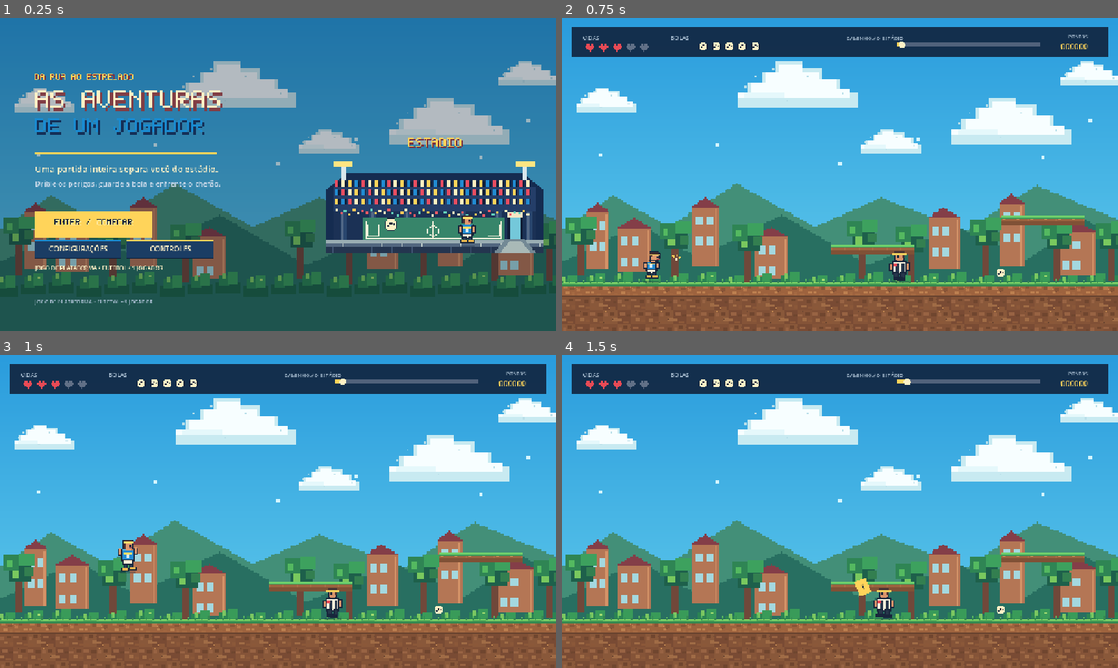
Above: before the commit, frames 1-4 (two rows, left to right).
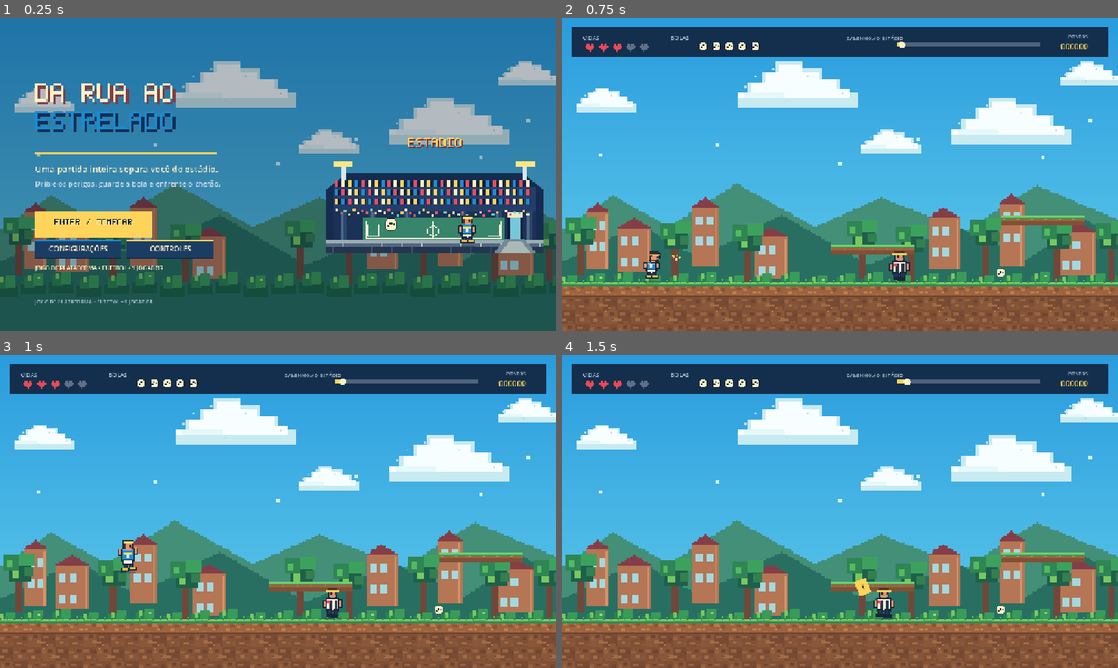
Above: after the commit, the same moments.

Repository: erik336pereira/da-rua-ao-estrelado
Game: Godot game, scene res://scenes/main.tscn
Two runs of this game, one before a commit and one after it. Both use one fixed random seed, a clock stepped at 60 frames per second and the inputs below.
Inputs (mouse positions are in pixels of both pictures, inside the frame that each line leads up to):
- Up to frame 1 (0.25 s): no input
- Up to frame 2 (0.75 s): tap Enter (start) at 0.5 s; move the mouse to (962, 158) at 0.52 s; hold D (move_right) from 0.53 s (still down); hold J (headbutt) from 0.53 s (still down); click (962, 158) at 0.67 s
- Up to frame 3 (1 s): keep holding D (move_right); keep holding J (headbutt); tap Space (jump) at 0.77 s
- Up to frame 4 (1.5 s): release D (move_right) at 1.25 s; release J (headbutt) at 1.25 s; drag from (728, 527) to (812, 574) at 1.27 s

The runs differ from the first frame. In frame 1, 3.0% of the frame differs, in the area x 6-40%, y 17-38%; in frame 2, nothing differs; in frame 3, nothing differs; in frame 4, nothing differs.

Commit message:
Rename the game to Da Rua ao Estrelado

Diff:
--- a/project.godot
+++ b/project.godot
@@ -10,7 +10,7 @@
 
 [application]
 
-config/name="As aventuras de um jogador"
+config/name="Da Rua ao Estrelado"
 config/description="Uma aventura de futebol em plataforma 2D."
 run/main_scene="res://scenes/main.tscn"
 config/features=PackedStringArray("4.7", "GL Compatibility")
--- a/scripts/game.gd
+++ b/scripts/game.gd
@@ -552,9 +552,8 @@
 func _draw_menu() -> void:
 	_draw_background(0.0)
 	draw_rect(Rect2(0,0,1280,720), Color(0.02,0.05,0.12,0.28))
-	_draw_pixel_text("DA RUA AO ESTRELADO",80,128,2,GOLD,Color("7a3240"))
-	_draw_pixel_text("AS AVENTURAS",80,166,6,CREAM,Color("813e45"))
-	_draw_pixel_text("DE UM JOGADOR",80,229,5,BLUE,Color("142f57"))
+	_draw_pixel_text("DA RUA AO",80,151,6,CREAM,Color("813e45"))
+	_draw_pixel_text("ESTRELADO",80,214,6,BLUE,Color("142f57"))
 	draw_rect(Rect2(80,309,420,4), GOLD)
 	draw_string(ThemeDB.fallback_font, Vector2(80,355), "Uma partida inteira separa você do estádio.", HORIZONTAL_ALIGNMENT_LEFT, -1, 20, CREAM)
 	draw_string(ThemeDB.fallback_font, Vector2(80,387), "Drible os perigos, guarde a bola e enfrente o chefão.", HORIZONTAL_ALIGNMENT_LEFT, -1, 17, Color("c8d8e8"))
Not shown, changed: export_presets.cfg
Not shown, changed: docs/Projeto_de_Sistemas_Interativos.docx
Not shown, changed: docs/Projeto_de_Sistemas_Interativos.pdf
Not shown, changed: docs/itchio_page.md
